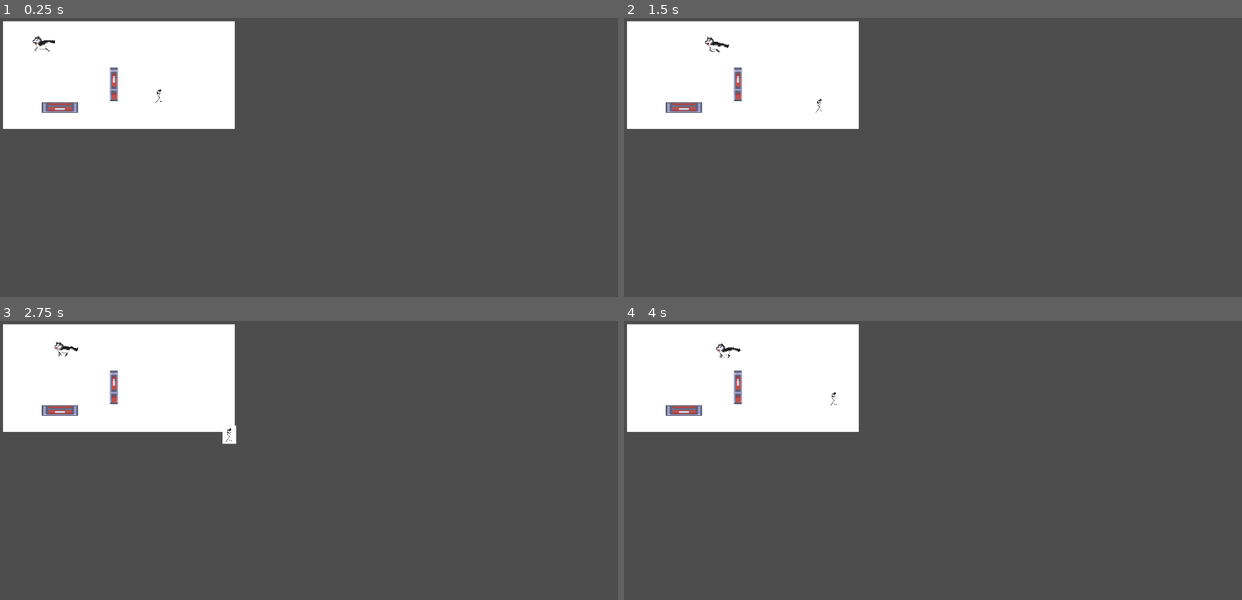
Above: before the commit, frames 1-4 (two rows, left to right).
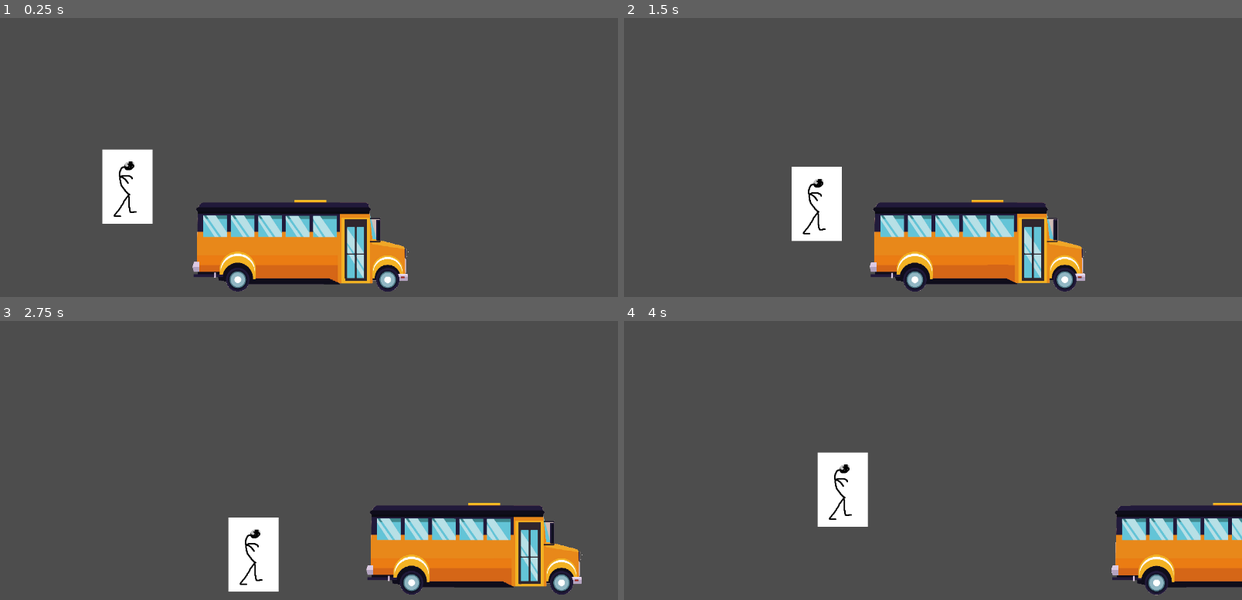
Above: after the commit, the same moments.

Repository: ossimon/CarpaGame
Game: Godot game, scene res://levels/last_level/bus_scene/bus_scene.tscn
Same seed, same stepped clock (60 frames per second), same inputs: the game is played once before the commit and once after it. Before the commit the project starts from res://levels/last_level/last_level.tscn.
Inputs:
- Up to frame 1 (0.25 s): no input
- Up to frame 2 (1.5 s): tap Enter at 0.5 s; hold D (MoveRight) 0.53-1.28 s; hold S (MoveDown) from 1.28 s (still down)
- Up to frame 3 (2.75 s): release S (MoveDown) at 2.03 s; hold D (MoveRight) from 2.03 s (still down)
- Up to frame 4 (4 s): release D (MoveRight) at 2.78 s; hold W (MoveUp) 2.78-3.53 s; hold A (MoveLeft) from 3.53 s (still down)

The runs differ from the first frame. In frame 1, 26% of the frame differs, in the area x 0-67%, y 1-99%; in frame 2, 26%; in frame 3, 26%, in the area x 0-95%, y 1-99%; in frame 4, 23%.

Commit message:
bus escapes

Diff:
--- a/characters/bus/bus.gd
+++ b/characters/bus/bus.gd
@@ -1,5 +1,17 @@
 extends Sprite2D
 
 
-func _on_bus_start_actuator_area_entered(area: Area2D) -> void:
-	print('entered')
+@export var speed = 200
+
+var velocity = Vector2.ZERO
+
+
+func _on_bus_start_actuator_body_entered(body):
+	velocity = Vector2.RIGHT * speed
+
+
+func _process(delta):
+	position += velocity * delta
+	if position.x >= 2000:
+		# delete this node
+		queue_free()
--- a/characters/bus/bus.tscn
+++ b/characters/bus/bus.tscn
@@ -1,21 +1,20 @@
 [gd_scene load_steps=4 format=3 uid="uid://cupnxl52rr2jk"]
 
-[ext_resource type="Texture2D" uid="uid://cwdbt227l3i27" path="res://characters/bus/bus.jpg" id="1_0ebj4"]
-[ext_resource type="Script" uid="uid://crxg38kpvr27c" path="res://characters/bus/bus.gd" id="1_hafcl"]
+[ext_resource type="Texture2D" uid="uid://iwibl6t22jf5" path="res://characters/bus/bus.png" id="1_3n6vh"]
+[ext_resource type="Script" path="res://characters/bus/bus.gd" id="1_hafcl"]
 
 [sub_resource type="RectangleShape2D" id="RectangleShape2D_0ebj4"]
-size = Vector2(907.326, 205.405)
+size = Vector2(1050, 800.809)
 
 [node name="Bus" type="Sprite2D"]
-scale = Vector2(0.227041, 0.227041)
-texture = ExtResource("1_0ebj4")
+texture = ExtResource("1_3n6vh")
 script = ExtResource("1_hafcl")
 
 [node name="BusStartActuator" type="Area2D" parent="."]
 
 [node name="CollisionShape2D" type="CollisionShape2D" parent="BusStartActuator"]
-position = Vector2(2.41526e-05, -298.107)
+position = Vector2(-4.99995, -0.404777)
 scale = Vector2(1, 1)
 shape = SubResource("RectangleShape2D_0ebj4")
 
-[connection signal="area_entered" from="BusStartActuator" to="." method="_on_bus_start_actuator_area_entered"]
+[connection signal="body_entered" from="BusStartActuator" to="." method="_on_bus_start_actuator_body_entered"]
--- a/characters/main_character/main_character.gd
+++ b/characters/main_character/main_character.gd
@@ -1,7 +1,7 @@
 extends CharacterBody2D
 
 # add movement
-@export var speed = 100
+@export var speed = 180
 
 # func called every frame
 func _process(delta):
--- a/characters/main_character/main_character.tscn
+++ /dev/null
@@ -1,17 +0,0 @@
-[gd_scene load_steps=4 format=3 uid="uid://bbmwqxpl6683t"]
-
-[ext_resource type="Texture2D" uid="uid://cvhcnqupt63qj" path="res://characters/main_character/OldMan.png" id="1_bgiet"]
-[ext_resource type="Script" uid="uid://btf7a6uisomgt" path="res://characters/main_character/main_character.gd" id="1_pgxpp"]
-
-[sub_resource type="CapsuleShape2D" id="CapsuleShape2D_qdea8"]
-
-[node name="MainCharacter" type="CharacterBody2D"]
-script = ExtResource("1_pgxpp")
-
-[node name="CollisionShape2D" type="CollisionShape2D" parent="."]
-shape = SubResource("CapsuleShape2D_qdea8")
-
-[node name="Sprite2D" type="Sprite2D" parent="."]
-position = Vector2(1.19209e-07, -4.76837e-07)
-scale = Vector2(0.174038, 0.174038)
-texture = ExtResource("1_bgiet")
--- /dev/null
+++ b/levels/last_level/bus_scene/Area2D.gd
@@ -0,0 +1,15 @@
+extends Area2D
+
+
+# Called when the node enters the scene tree for the first time.
+func _ready():
+	pass # Replace with function body.
+
+
+# Called every frame. 'delta' is the elapsed time since the previous frame.
+func _process(delta):
+	pass
+
+
+func _on_body_entered(body):
+	print('entered')
--- /dev/null
+++ b/levels/last_level/bus_scene/bus_scene.tscn
@@ -0,0 +1,13 @@
+[gd_scene load_steps=3 format=3 uid="uid://d0851tf1ox8kq"]
+
+[ext_resource type="PackedScene" uid="uid://cupnxl52rr2jk" path="res://characters/bus/bus.tscn" id="1_5p576"]
+[ext_resource type="PackedScene" uid="uid://c08qiixwrrlvm" path="res://levels/last_level/bus_scene/tmp_character.tscn" id="2_mqfv1"]
+
+[node name="BusScene" type="Node2D"]
+
+[node name="Bus" parent="." instance=ExtResource("1_5p576")]
+position = Vector2(645, 471)
+scale = Vector2(0.5, 0.5)
+
+[node name="CharacterBody2D" parent="." instance=ExtResource("2_mqfv1")]
+position = Vector2(264, 350)
--- /dev/null
+++ b/levels/last_level/bus_scene/tmp_character.tscn
@@ -0,0 +1,16 @@
+[gd_scene load_steps=4 format=3 uid="uid://c08qiixwrrlvm"]
+
+[ext_resource type="Script" path="res://characters/main_character/main_character.gd" id="1_mgkdd"]
+[ext_resource type="Texture2D" uid="uid://cvhcnqupt63qj" path="res://characters/main_character/OldMan.png" id="2_sl11b"]
+
+[sub_resource type="RectangleShape2D" id="RectangleShape2D_kq4us"]
+size = Vector2(104, 154)
+
+[node name="CharacterBody2D" type="CharacterBody2D"]
+script = ExtResource("1_mgkdd")
+
+[node name="CollisionShape2D2" type="CollisionShape2D" parent="."]
+shape = SubResource("RectangleShape2D_kq4us")
+
+[node name="Sprite2D2" type="Sprite2D" parent="."]
+texture = ExtResource("2_sl11b")
--- a/project.godot
+++ b/project.godot
@@ -11,7 +11,7 @@
 [application]
 
 config/name="CarpaGame"
-run/main_scene="res://levels/last_level/last_level.tscn"
+run/main_scene="res://levels/last_level/bus_scene/bus_scene.tscn"
 config/features=PackedStringArray("4.2", "Mobile")
 config/icon="res://icon.svg"
 
Binary file added: characters/bus/bus.png
Not shown, added: characters/bus/bus.png.import
